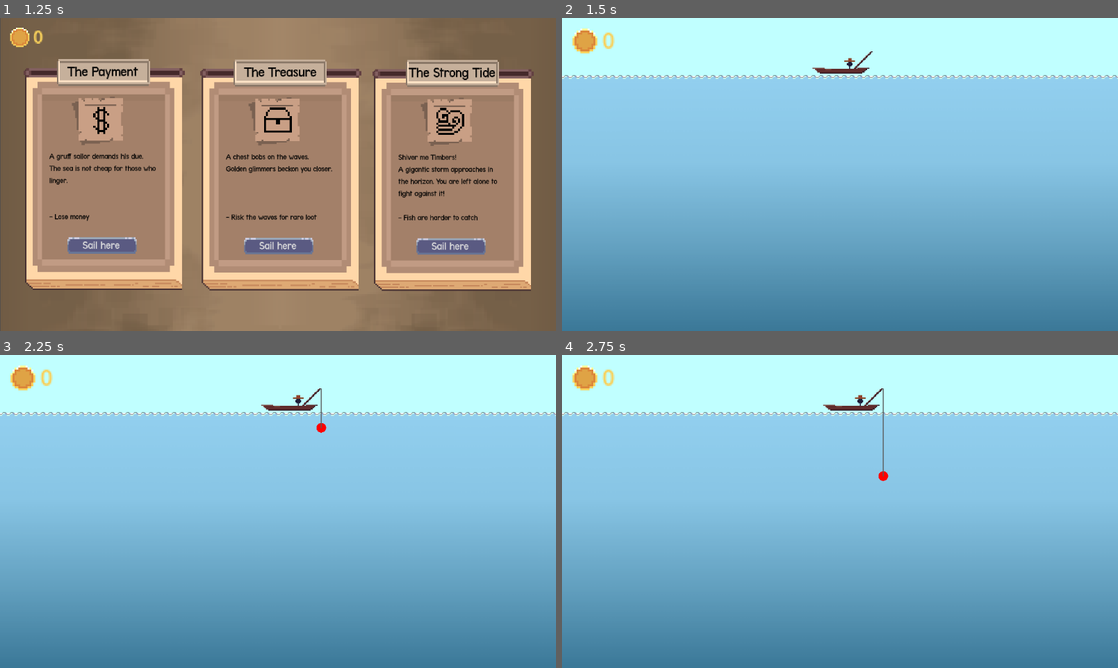
Above: before the commit, frames 1-4 (two rows, left to right).
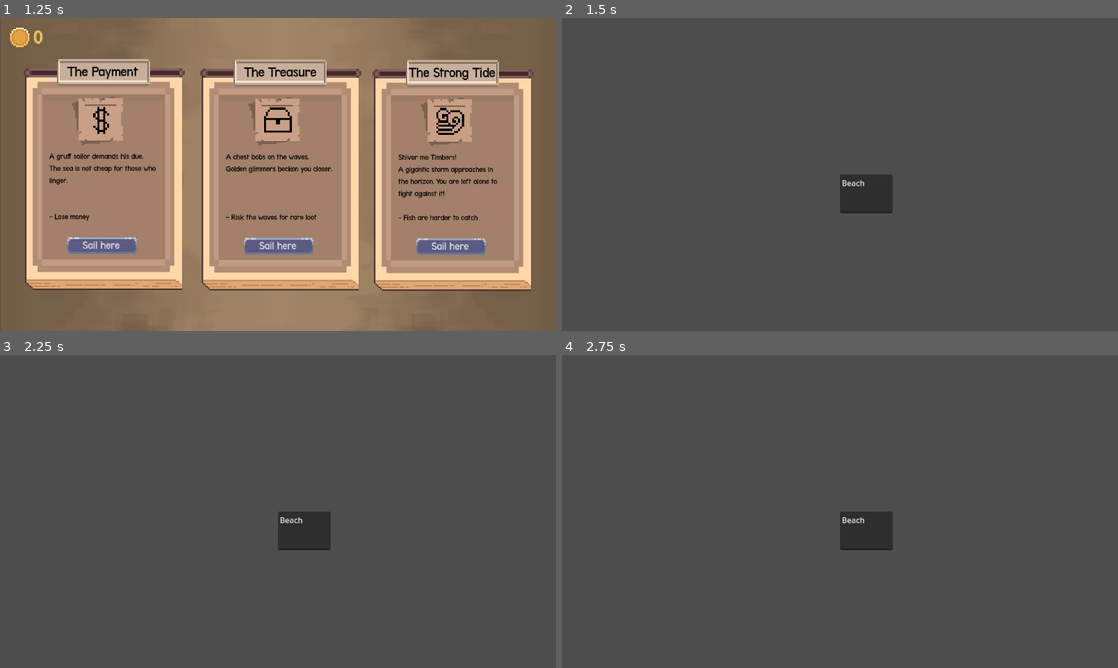
Above: after the commit, the same moments.

Repository: Gugaapo/fishing_game
Game: Godot game, scene res://scenes/main_menu.tscn
The game is run twice, just before and just after one commit, with the same random seed, the same clock (stepped at 60 frames per second) and the same inputs.
Inputs (mouse positions are in pixels of both pictures, inside the frame that each line leads up to):
- Up to frame 1 (1.25 s): click "Events" at 0.5 s
- Up to frame 2 (1.5 s): click "Sail here" at 1.25 s
- Up to frame 3 (2.25 s): tap Enter (ui_accept) at 2 s; move the mouse to (400, 495) at 2.02 s; hold Right (ui_right) from 2.03 s (still down); tap Z (fish) at 2.1 s; click (400, 495) at 2.17 s
- Up to frame 4 (2.75 s): keep holding Right (ui_right); tap Enter (ui_accept) at 2.27 s

Frame 1 is identical in both runs. In frame 2, 100% of the frame differs, in the area x 0-100%, y 0-100%; in frame 3, 100%; in frame 4, 100%.

Commit message:
fix correct level

Diff:
--- a/scenes/map_controller.gd
+++ b/scenes/map_controller.gd
@@ -13,7 +13,7 @@
 	$Interface/TextureRect/AbyssButton.mouse_entered.connect(func(): _on_button_hover(4))
 
 	# Click connections (each sends its key)
-	_connect_click($Interface/TextureRect/TutorialButton, "tutorial")
+	_connect_click($Interface/TextureRect/TutorialButton, "beach")
 	_connect_click($Interface/TextureRect/IceButton, "ice")
 	_connect_click($Interface/TextureRect/HeatButton, "volcano")
 	_connect_click($Interface/TextureRect/CoraisButton, "coral")
--- a/scripts/event_scripts/events.gd
+++ b/scripts/event_scripts/events.gd
@@ -1,7 +1,11 @@
 extends Node2D
 
 @export var search_roots: Array[Node]
-@export var scene_path: String = "res://scenes/fishing_scene/debug_scene.tscn"
+@export var beach_path: String = "res://scenes/levels/beach.tscn"
+@export var ice_path: String = "res://scenes/levels/ice.tscn"
+@export var volcano_path: String = "res://scenes/levels/volcano.tscn"
+@export var coral_path: String = "res://scenes/levels/coral.tscn"
+@export var abyss_path: String = "res://scenes/levels/abyss.tscn"
 
 var eventNames: Array[String] = [
 	"The Downwind",
@@ -63,5 +67,31 @@
 	return null
 
 func _on_sail_button_pressed() -> void:
-	print("Loading:", scene_path, " | Event:", Globals.current_event)
-	get_tree().change_scene_to_file(scene_path)
+	var lvl := Globals.current_level
+	var lvl_path : String
+	match lvl:
+		"beach":
+			lvl_path = beach_path
+			print("Level is beach")
+			# do beach-specific logic here
+		"ice":
+			lvl_path = ice_path
+			print("Level is ice")
+			# do ice-specific logic here
+		"volcano":
+			lvl_path = volcano_path
+			print("Level is volcano")
+			# do volcano-specific logic here
+		"coral":
+			lvl_path = coral_path
+			print("Level is coral")
+			# do coral-specific logic here
+		"abyss":
+			lvl_path = abyss_path
+			print("Level is abyss")
+			# do abyss-specific logic here
+		_:
+			lvl_path = beach_path
+			print("Unknown level:", lvl)
+	print("Loading:", lvl_path, " | Event:", Globals.current_event)
+	get_tree().change_scene_to_file(lvl_path)
